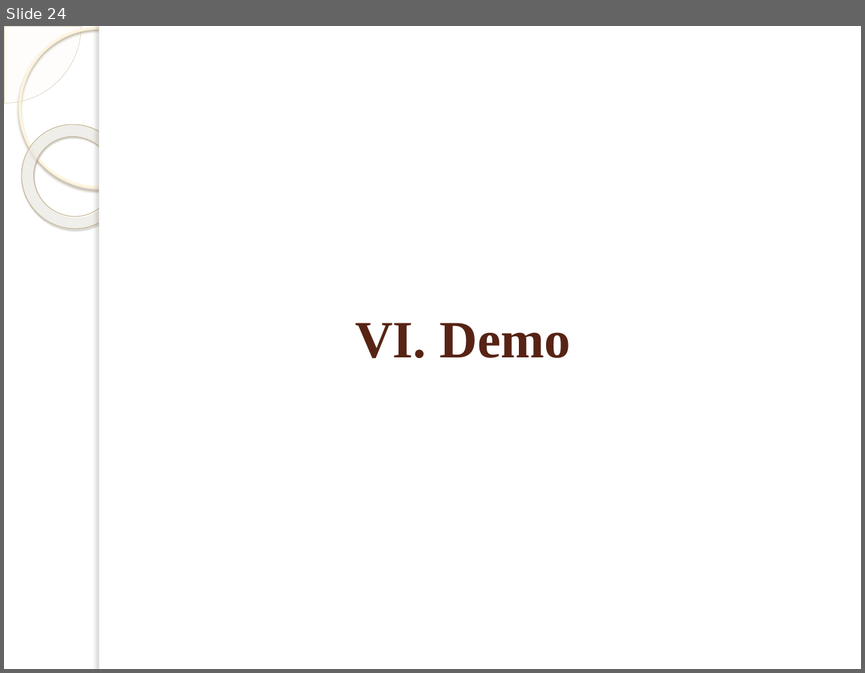
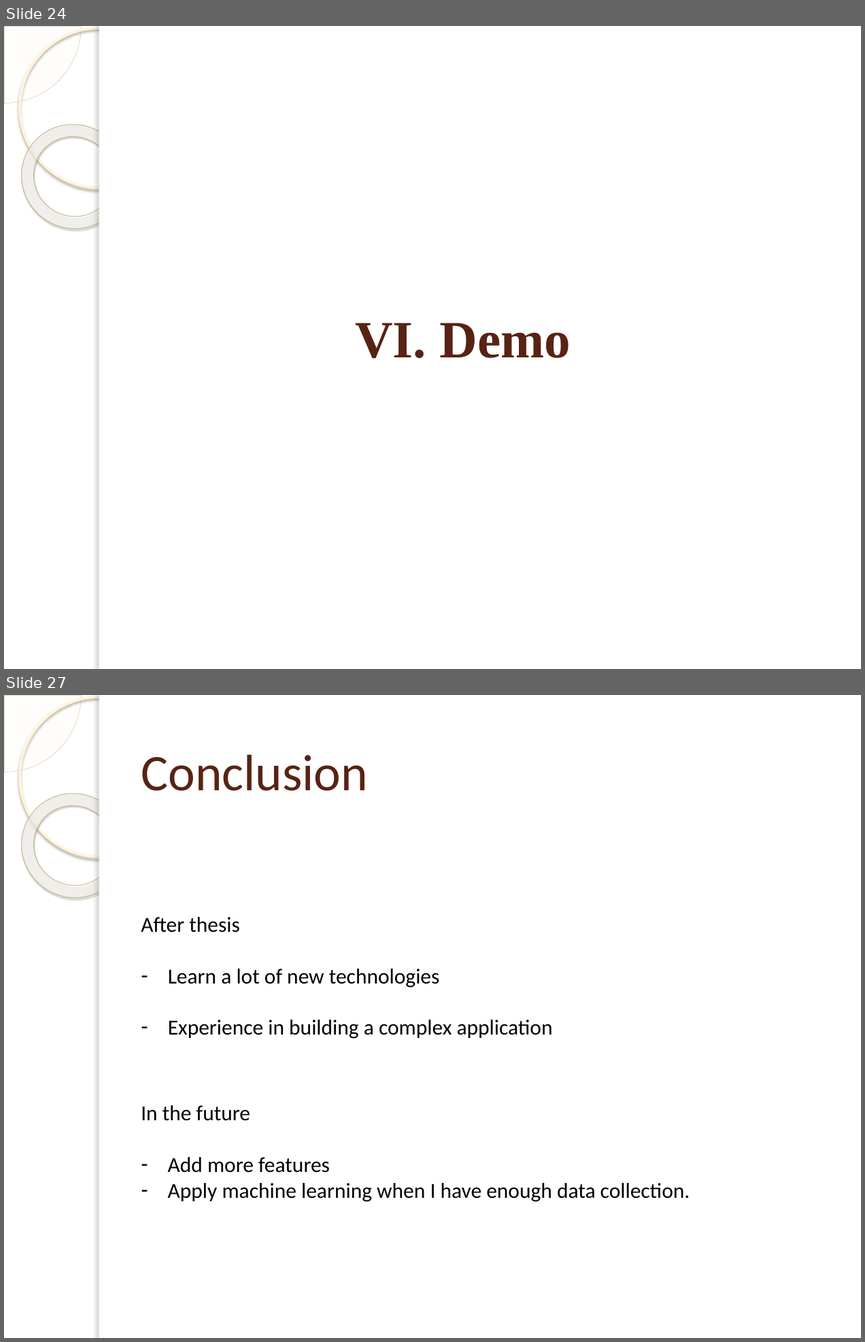
Before and after one commit to dohungcuongdev/thesis-documentation, a slide deck: Thesis-review.pptx. Shown one above the other, each under a label of ours: slide 24 before the commit, slides 24 and 27 after it; the slides between them are not shown. The pictures are 865x673 and 865x1342 pixels, drawn with LibreOffice and Linux fonts; fonts in the diff are those of the drawing; background and template pictures are left out. Boxes give left, top, right and bottom in pixels: in the first picture for what was removed or moved away, otherwise in the second. Text is boxed around its words. In the diff, an @@ line names an element or a change of style, - is before the commit and + after.

Commit message:
prepare for thesis def

```diff
--- a/Thesis-review.pptx
+++ b/Thesis-review.pptx
@@ slide 27 added at box(4, 695, 861, 1338), background picture (left out); not listed: 5 template elements that a slide beside it also shows @@
@@ title added at box(141, 754, 368, 791), 43 pt, text #572314 @@
+Conclusion
@@ text added at box(141, 917, 553, 1038), 18 pt, text #000000 @@
+After thesis
+– Learn a lot of new technologies
+– Experience in building a complex application
@@ text added at box(141, 1105, 690, 1202), 18 pt, text #000000 @@
+In the future
+– Add more features
+– Apply machine learning when I have enough data collection.
```
Also in this commit, not shown: 1 slide changed, 3 other slides added, 1 other file.
